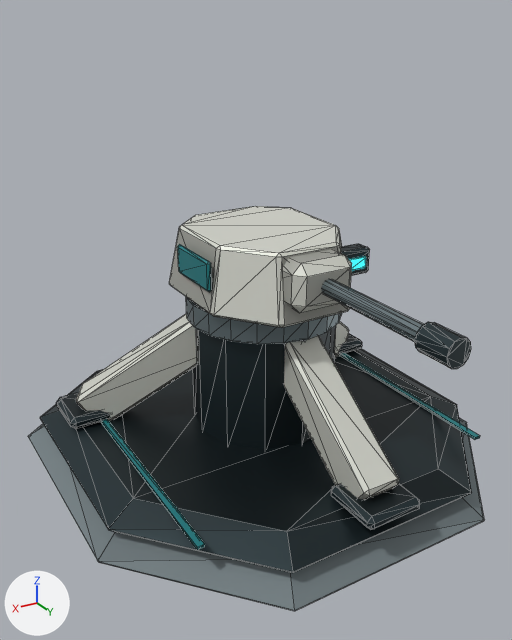
Two versions of the glTF model assets/models/helix/v1/LanceSentry.glb, one commit apart.
Camera for both pictures: a 50 mm camera at (3.07, 4.98, 3.8) aimed at (0.23, 0.25, 1.44). The axes (+X, +Y, +Z) are drawn at lower left. The lights are the same throughout. The picture after the commit comes second. Mesh edges are drawn as thin lines. Where no turn or scale is listed for an object, it has been applied to the vertices. Vertices at exactly the same position are counted once.

In view in the first picture: 'export_LanceSentry_Foundation', 'export_LanceSentry_GunMantlet', 'export_LanceSentry_SentryHead'.
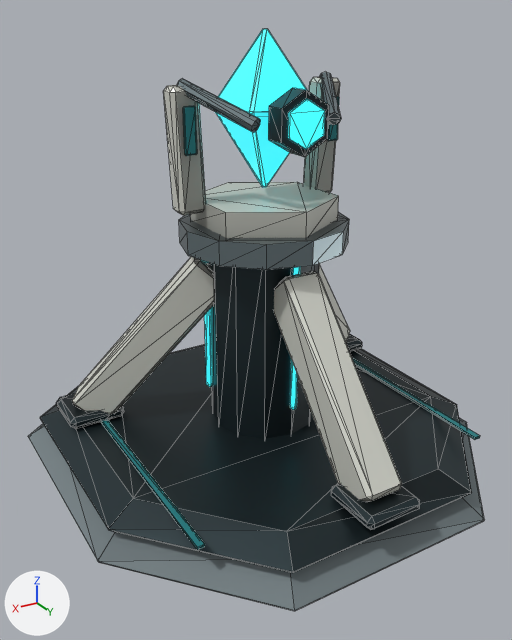
Changed parts and their boxes [x1, y1, x2, y2] in the pictures (512 x 640 px; the box of a moved part takes in the faces that stretch with it):
'export_LanceSentry_Foundation', reshaped (27% taller)
    before: [28, 297, 484, 611]
    after: [28, 212, 484, 611]
'export_LanceSentry_SentryHead', deleted
    before: [169, 206, 370, 328]
    faces in mat_helix_ceramic: [169, 206, 350, 328]
    faces in mat_teamcolor_helix: [178, 244, 212, 292]
    faces in mat_helix_graphite: [340, 244, 370, 276]
    faces in mat_helix_optics: [349, 256, 366, 271]
'export_LanceSentry_PrismCradle', added
    after: [163, 72, 341, 238]
    faces in mat_helix_ceramic: [163, 77, 340, 238]
    faces in mat_helix_titanium: [176, 72, 341, 132]
    faces in mat_teamcolor_helix: [183, 96, 339, 156]
'export_LanceSentry_GunMantlet', deleted
    before: [281, 249, 471, 369]
    faces in mat_helix_ceramic: [281, 249, 352, 313]
    faces in mat_helix_titanium: [321, 279, 424, 342]
    faces in mat_helix_graphite: [414, 322, 471, 369]
'export_LanceSentry_FacetedCrystal', added
    after: [215, 29, 308, 187]
'export_LanceSentry_FocusCollar', added
    after: [268, 88, 329, 157]
    faces in mat_helix_graphite: [268, 88, 329, 157]
    faces in mat_helix_optics: [288, 98, 325, 149]
part 1 of me_foundation_016, added
    after: [179, 212, 349, 270]
part 2 of me_foundation_016, moved or reshaped
    before: [76, 297, 399, 499]
    after: [72, 257, 402, 498]
part 3 of me_foundation_016, recoloured
    before: [78, 321, 445, 527]
    after: [75, 260, 445, 527]

The edits, one by one:
me_foundation_016 is used by ob_export_lancesentry_foundation; location (0.0, 0.0, 0.0).
me_foundation_016 had 280 vertices, 512 faces and spanned x -1.93..1.93, y -1.93..1.93, z 0.02..1.58.
me_foundation_016 now has 306 vertices, 528 faces and spans x -1.93..1.93, y -1.93..1.93, z 0.02..2.22.
me_foundation_016 part 1: a new loose piece, a 12-sided cylinder along z spanning x -0.72..0.72, y -0.72..0.72, z 2.02..2.22, in mat_helix_titanium.
Part 2, on me_foundation_016:
34 vertices are removed from x -0.69..1.55, y -0.99..0.69, z 0.55..1.58.
142 faces are deleted.
3 vertices in x -0.6..-0.43, y -0.4..-0.15, z 1.34..1.36 move by (0.02, 0.01, 0.54).
3 vertices in x 0.27..0.41, y -0.31..-0.08, z 1.05..1.1 move by (-0.07, 0.04, 0.6).
3 vertices in x 0.43..0.6, y -0.4..-0.15, z 1.34..1.36 move by (-0.02, 0.01, 0.54).
93 vertices move from x -1.56..1.56, y -0.99..1.72, z 0.28..1.58 to x -1.58..1.58, y -1.01..1.75, z 0.32..2.18.
30 vertices are added at x -0.47..1.58, y -1.01..0.54, z 0.52..1.98.
6 new vertices lie (0.0, 0.0, 1.29) away from vertices in x -0.04..0.43, y -0.28..0.5, z 0.65.
6 new faces join them, mat_helix_graphite.
62 new faces join them, mat_helix_ceramic.
46 new faces join them, mat_helix_optics.
me_foundation_016 part 3: 196 kept faces spanning x -1.93..1.93, y -1.93..1.93, z 0.02..2.18 get new vertex colours; the middle colour goes from grey #b3b3b3 to grey #bebebe.
me_foundation_016 gains material mat_helix_optics.
Mesh me_cylinder_034 is new.
It has 24 vertices, 40 faces and spans x -0.208..0.208, y -0.09..0.113, z -0.24..0.24.
Faces by material slot: [20, 20].
It uses material mat_helix_graphite.
It uses material mat_helix_optics.
Mesh me_facetedcrystal_001 is new.
It has 24 vertices, 44 faces and spans x -0.311..0.311, y -0.311..0.311, z 2.496..3.707.
It uses material mat_helix_optics.
Mesh me_cylinder_031 is new.
It has 140 vertices, 252 faces and spans x -0.79..0.79, y -0.62..0.62, z -0.11..1.06.
Faces by material slot: [108, 88, 56].
It uses material mat_helix_ceramic.
It uses material mat_teamcolor_helix.
It uses material mat_helix_titanium.
Object 'export_LanceSentry_GunMantlet' (ob_export_lancesentry_gunmantlet) is deleted.
Object 'export_LanceSentry_SentryHead' (ob_export_lancesentry_sentryhead) is deleted.
Object 'export_LanceSentry_FocusCollar' (ob_export_lancesentry_focuscollar) is new; it shows me_cylinder_034.
Its location is (0.0, 0.48, 3.07).
Object 'export_LanceSentry_FacetedCrystal' (ob_export_lancesentry_facetedcrystal) is new; it shows me_facetedcrystal_001.
Its location is (0.0, 0.0, 0.0).
Object 'export_LanceSentry_PrismCradle' (ob_export_lancesentry_prismcradle) is new; it shows me_cylinder_031.
Its location is (0.0, 0.0, 2.31).
